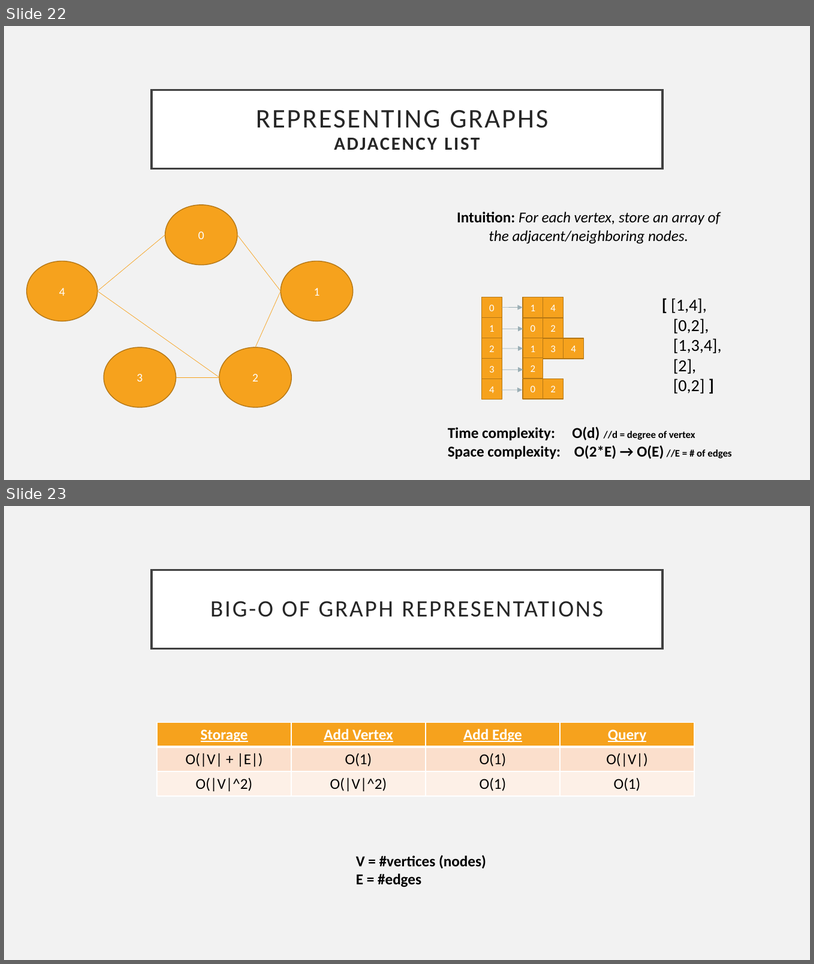
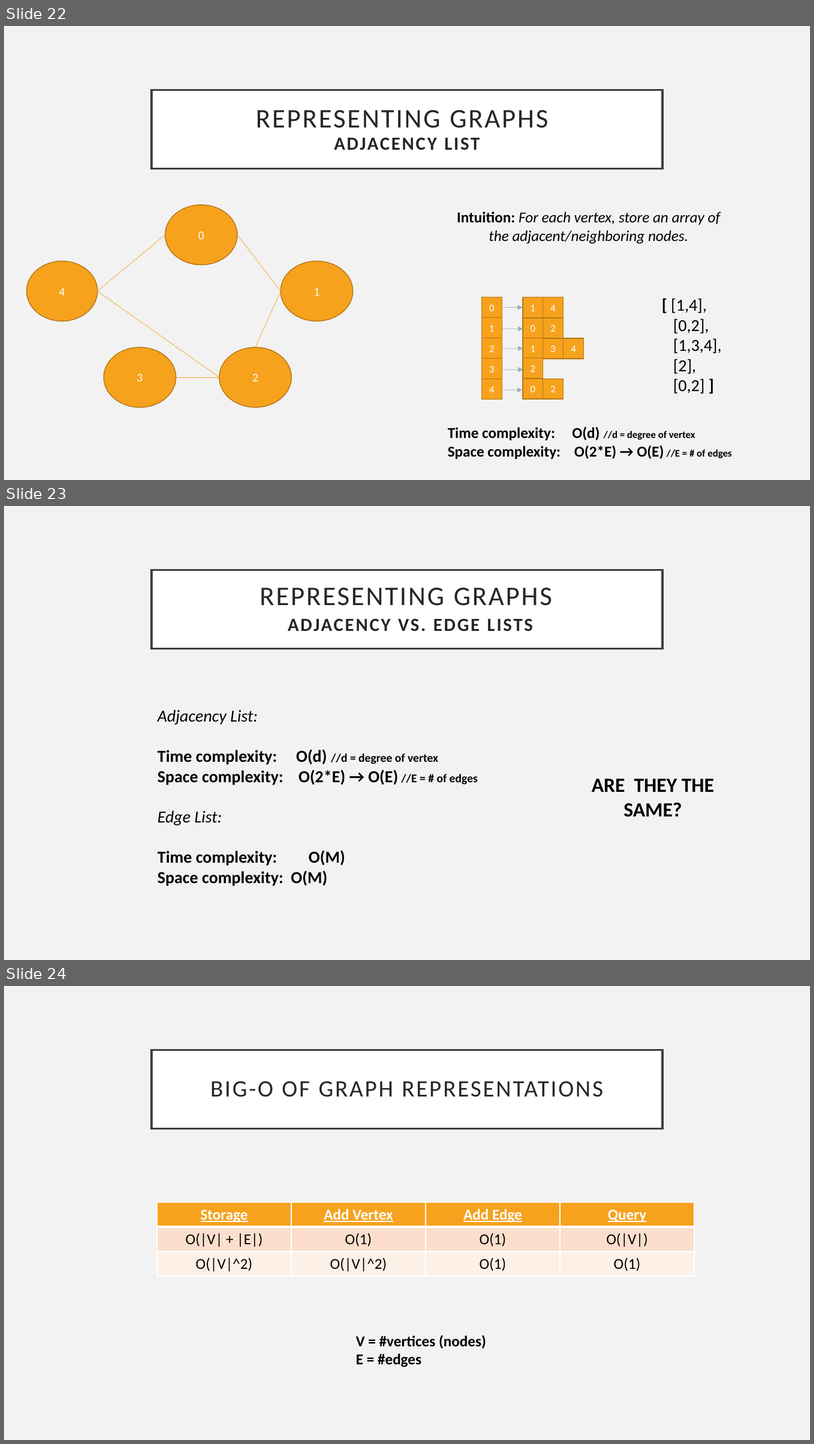
Before and after one commit to sidthekid134/coda-algo-club, a slide deck: Fifth Meeting - Graphs and Trees - 09-27-2017/graphs-and-trees.pptx. Shown one above the other, each under a label of ours: slides 22 and 23 before the commit, slides 22, 23 and 24 after it. The pictures are 814x964 and 814x1444 pixels, drawn with LibreOffice and Linux fonts; fonts in the diff are those of the drawing. Boxes give left, top, right and bottom in pixels: in the first picture for what was removed or moved away, otherwise in the second. Text is boxed around its words. In the diff, an @@ line names an element or a change of style, - is before the commit and + after.

Commit message:
made minor corrections to graphs and trees ppt

```diff
--- a/Fifth Meeting - Graphs and Trees - 09-27-2017/graphs-and-trees.pptx
+++ b/Fifth Meeting - Graphs and Trees - 09-27-2017/graphs-and-trees.pptx
@@ slide 23 added at [4, 506, 810, 960], background #F2F2F2 @@
@@ title added at [152, 570, 663, 648], fill #FFFFFF, outline #404040 2.5 pt, 22 pt, text #262626, bold @@
+REPRESENTING GRAPHS
+ADJACENCY VS. EDGE LISTS
@@ text added at [158, 709, 478, 886], 20 pt, text #000000, bold @@
+Adjacency List:
+Time complexity: O(d) //d = degree of vertex
+Space complexity: O(2*E) → O(E) //E = # of edges
+Edge List:
+Time complexity: O(M)
+Space complexity: O(M)
@@ text added at [592, 778, 714, 817], 24 pt, text #000000, bold @@
+ARE THEY THE SAME?
@@ what was slide 23 is now slide 24 @@
```
Also in this commit, not shown: 5 slides changed.
